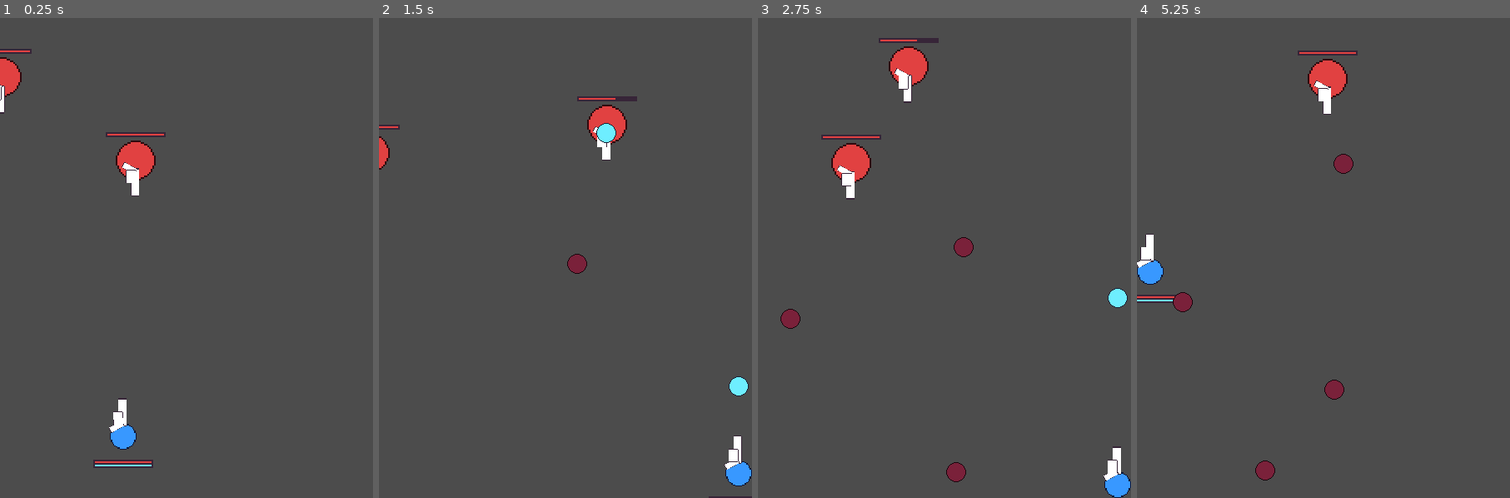
Above: before the commit, frames 1-4 (left to right).
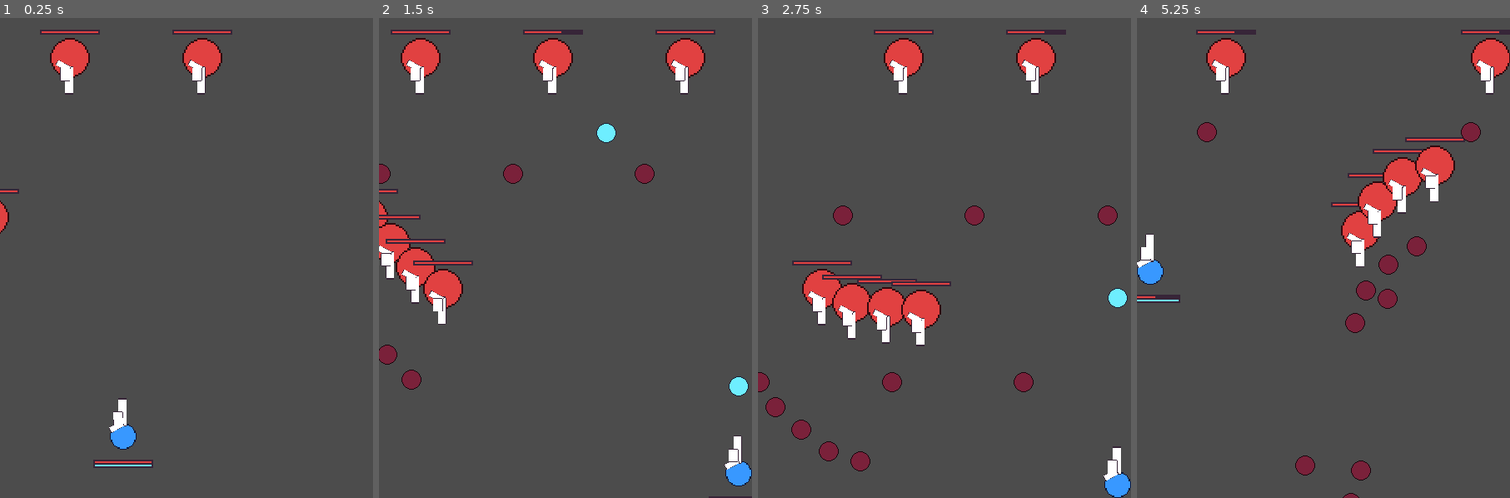
Above: after the commit, the same moments.

Repository: rthurmed/Ceifador
Game: Godot game, scene res://src/Main.tscn
The game is run twice, just before and just after one commit, with the same random seed, the same clock (stepped at 60 frames per second) and the same inputs.
Inputs:
- Up to frame 1 (0.25 s): no input
- Up to frame 2 (1.5 s): hold Right (player_right) 0.53-1.28 s; hold Z (player_shoot) 0.53-1.28 s; hold Down (player_down) from 1.28 s (still down); tap Z (player_shoot) at 1.35 s
- Up to frame 3 (2.75 s): release Down (player_down) at 2.03 s; hold Right (player_right) from 2.03 s (still down); hold Z (player_shoot) from 2.03 s (still down)
- Up to frame 4 (5.25 s): release Right (player_right) at 2.78 s; release Z (player_shoot) at 2.78 s; hold Up (player_up) 2.78-3.53 s; tap Z (player_shoot) at 2.85, 4.35 s; hold Z (player_shoot) 3.53-4.28 s; hold Left (player_left) 3.53-5.03 s; hold Down (player_down) from 5.03 s (still down); hold Z (player_shoot) from 5.03 s (still down)

The runs differ from the first frame. In frame 1, 3.5% of the frame differs, in the area x 0-63%, y 2-45%; in frame 2, 7.3%; in frame 3, 8.5%, in the area x 0-97%, y 2-97%; in frame 4, 8.4%.

Commit message:
Added new paths to test enemies

Diff:
--- a/src/Main.tscn
+++ b/src/Main.tscn
@@ -1,34 +1,73 @@
-[gd_scene load_steps=5 format=2]
+[gd_scene load_steps=6 format=2]
 
 [ext_resource path="res://src/enemy/Enemy.tscn" type="PackedScene" id=1]
 [ext_resource path="res://src/util/AutoPathFollow.tscn" type="PackedScene" id=2]
 [ext_resource path="res://src/player/Player.tscn" type="PackedScene" id=3]
 
-[sub_resource type="Curve2D" id=1]
+[sub_resource type="Curve2D" id=3]
 _data = {
-"points": PoolVector2Array( 0, 0, 0, 0, 52, 29, 0, 0, 0, 0, 30, 40, 0, 0, 0, 0, 19, 55, 0, 0, 0, 0, 20, 70, 0, 0, 0, 0, 31, 79, 0, 0, 0, 0, 46, 84, 0, 0, 0, 0, 84, 87, 0, 0, 0, 0, 141, 83, 0, 0, 0, 0, 170, 74, 0, 0, 0, 0, 178, 62, 0, 0, 0, 0, 171, 48, 0, 0, 0, 0, 156, 36, 0, 0, 0, 0, 145, 30, 0, 0, 0, 0, 115, 26, 0, 0, 0, 0, 93, 24, 0, 0, 0, 0, 69, 25, 0, 0, 0, 0, 52, 29 )
+"points": PoolVector2Array( 0, 0, 0, 0, -10, 23, 0, 0, 0, 0, 308, 23 )
+}
+
+[sub_resource type="Curve2D" id=2]
+_data = {
+"points": PoolVector2Array( 0, 0, 0, 0, -76, 96, 0, 0, 0, 0, -14, 111, 0, 0, 0, 0, 15, 144, 0, 0, 0, 0, 48, 170, 0, 0, 0, 0, 97, 176, 0, 0, 0, 0, 126, 154, 0, 0, 0, 0, 138, 117, 0, 0, 0, 0, 158, 96, 0, 0, 0, 0, 184, 87, 0, 0, 0, 0, 220, 92, 0, 0, 0, 0, 266, 109 )
 }
 
 [node name="Main" type="Node2D" groups=["stage"]]
 
 [node name="Enemy1Path" type="Path2D" parent="."]
 position = Vector2( -40, 1 )
-curve = SubResource( 1 )
+curve = SubResource( 3 )
 
 [node name="AutoPathFollow" parent="Enemy1Path" instance=ExtResource( 2 )]
-position = Vector2( 52, 29 )
+position = Vector2( -10, 23 )
 rotation = 2.29911
 
 [node name="Enemy" parent="Enemy1Path/AutoPathFollow" instance=ExtResource( 1 )]
 rotation = -2.29911
 
 [node name="AutoPathFollow2" parent="Enemy1Path" instance=ExtResource( 2 )]
-position = Vector2( 109.257, 85.2276 )
+position = Vector2( 69.5024, 23 )
 rotation = 2.29911
-offset = 150.78
+offset = 79.5243
 
 [node name="Enemy" parent="Enemy1Path/AutoPathFollow2" instance=ExtResource( 1 )]
 rotation = -2.29911
+
+[node name="AutoPathFollow3" parent="Enemy1Path" instance=ExtResource( 2 )]
+position = Vector2( 148.962, 23 )
+rotation = 2.29911
+offset = 159.049
+
+[node name="Enemy" parent="Enemy1Path/AutoPathFollow3" instance=ExtResource( 1 )]
+rotation = -2.29911
+
+[node name="Enemy2Path" type="Path2D" parent="."]
+curve = SubResource( 2 )
+
+[node name="AutoPathFollow" parent="Enemy2Path" instance=ExtResource( 2 )]
+position = Vector2( -76, 96 )
+
+[node name="Enemy" parent="Enemy2Path/AutoPathFollow" instance=ExtResource( 1 )]
+
+[node name="AutoPathFollow2" parent="Enemy2Path" instance=ExtResource( 2 )]
+position = Vector2( -55.8082, 100.885 )
+offset = 20.7709
+
+[node name="Enemy" parent="Enemy2Path/AutoPathFollow2" instance=ExtResource( 1 )]
+
+[node name="AutoPathFollow3" parent="Enemy2Path" instance=ExtResource( 2 )]
+position = Vector2( -35.6274, 105.768 )
+offset = 41.5417
+
+[node name="Enemy" parent="Enemy2Path/AutoPathFollow3" instance=ExtResource( 1 )]
+
+[node name="AutoPathFollow4" parent="Enemy2Path" instance=ExtResource( 2 )]
+position = Vector2( -15.4628, 110.85 )
+offset = 62.3126
+
+[node name="Enemy" parent="Enemy2Path/AutoPathFollow4" instance=ExtResource( 1 )]
 
 [node name="Camera2D" type="Camera2D" parent="."]
 position = Vector2( 112, 144 )
